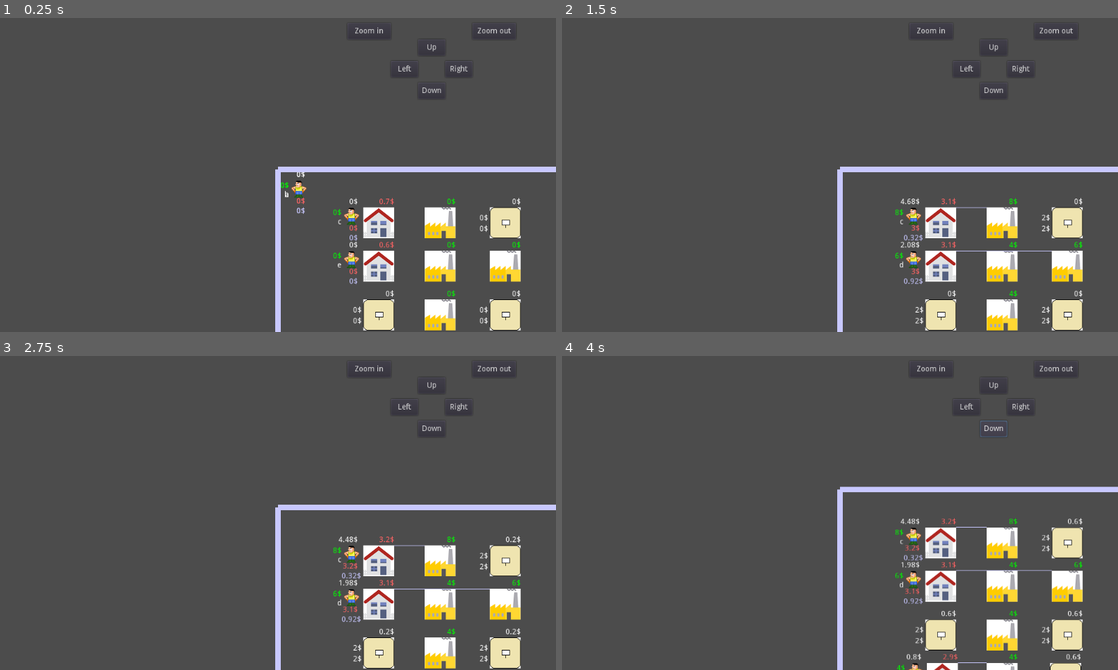
Above: before the commit, frames 1-4 (two rows, left to right).
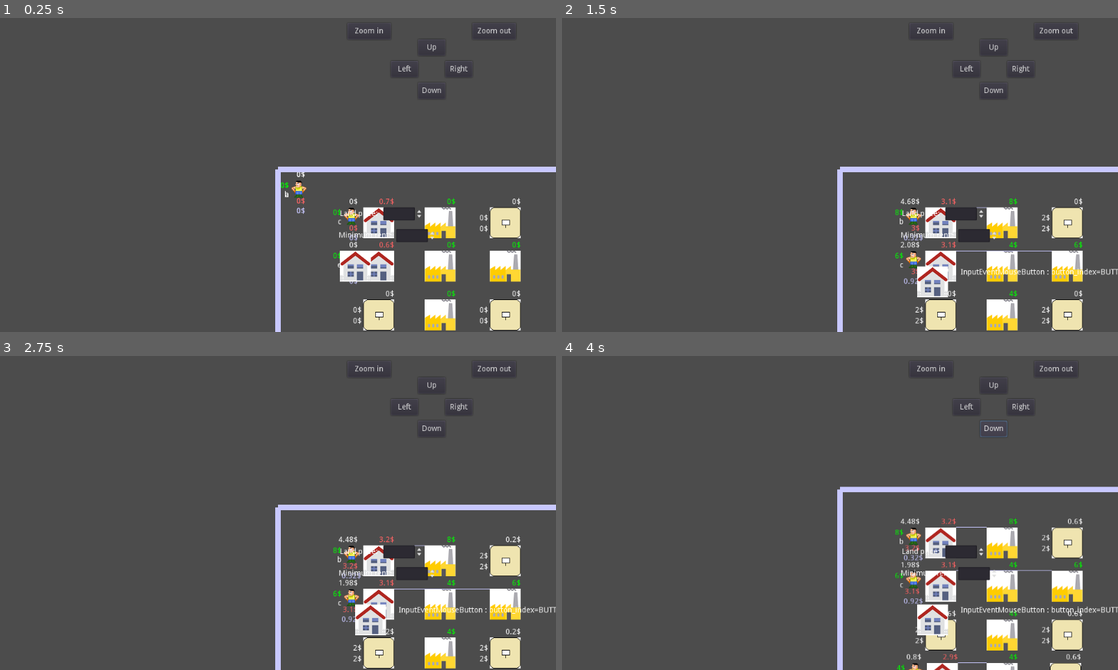
Above: after the commit, the same moments.

Repository: carlostgit/Houses
Game: Godot game, scene res://World.tscn
Two runs of this game, one before a commit and one after it. Both use one fixed random seed, a clock stepped at 60 frames per second and the inputs below.
Inputs (mouse positions are in pixels of both pictures, inside the frame that each line leads up to):
- Up to frame 1 (0.25 s): no input
- Up to frame 2 (1.5 s): click (917, 266) at 0.52 s; click (917, 266) at 1.25 s, where only the run after the commit has a clickable "InputEventMouseButton : butto…"
- Up to frame 3 (2.75 s): click (350, 553) at 2.02 s
- Up to frame 4 (4 s): click (940, 560) at 2.77 s; click "Down" at 3.5 s

The runs differ from the first frame. In frame 1, 1.1% of the frame differs, in the area x 61-79%, y 60-85%; in frame 2, 1.4%; in frame 3, 1.4%; in frame 4, 1.4%, in the area x 60-100%, y 57-89%.

Commit message:
Avanzo un poco en la configuracion de parametros en ejecucion

Diff:
--- a/House.gd
+++ b/House.gd
@@ -72,6 +72,8 @@
 func get_worker() -> Node2D:
 	return _worker
 
+func set_minimum_rent(minimum_rent_arg:float) -> void:
+	_minimum_rent = minimum_rent_arg
 
 func get_position_for_worker() -> Vector2:
 	var house_pos:Vector2 = self.get_position()
--- /dev/null
+++ b/NewHouse.gd
@@ -0,0 +1,33 @@
+extends TextureButton
+
+# Declare member variables here. Examples:
+# var a = 2
+# var b = "text"
+
+var _move_image = false
+
+# Called when the node enters the scene tree for the first time.
+func _ready():
+	pass # Replace with function body.
+
+# Called every frame. 'delta' is the elapsed time since the previous frame.
+#func _process(delta):
+#	pass
+
+
+func _on_NewHouse_pressed():
+	print("NewHouse_pressed()")
+	if false==_move_image:
+		_move_image = true
+	else:
+		_move_image = false
+	pass # Replace with function body.
+
+func _input(event):
+	$LabelX.set_text(event.as_text())
+	print(event)
+	if(_move_image):
+		if event is InputEventMouseMotion:
+			self.set_global_position(event.position)
+#	if _move_image:
+#		self.set_position(
--- a/World.gd
+++ b/World.gd
@@ -201,3 +201,17 @@
 #	worker_arg.set_position(position_for_next_worker)
 
 	pass # Replace with function body.
+
+
+func _on_LandPrice_value_changed(value):
+	var param_value:float = value
+	for node in self.get_children():
+		if node.is_in_group("yards"):
+			node.set_land_cost(value)
+
+
+func _on_MinimumRent_value_changed(value):
+	var param_value:float = value
+	for node in self.get_children():
+		if node.is_in_group("houses"):
+			node.set_minimum_rent(value)
--- a/World.tscn
+++ b/World.tscn
@@ -1,11 +1,13 @@
-[gd_scene load_steps=7 format=2]
+[gd_scene load_steps=9 format=2]
 
 [ext_resource path="res://World.gd" type="Script" id=1]
 [ext_resource path="res://Camera2D.gd" type="Script" id=2]
 [ext_resource path="res://Worker.tscn" type="PackedScene" id=3]
 [ext_resource path="res://House.tscn" type="PackedScene" id=4]
 [ext_resource path="res://Factory.tscn" type="PackedScene" id=5]
-[ext_resource path="res://Yard.tscn" type="PackedScene" id=6]
+[ext_resource path="res://house.png" type="Texture" id=6]
+[ext_resource path="res://NewHouse.gd" type="Script" id=7]
+[ext_resource path="res://Yard.tscn" type="PackedScene" id=8]
 
 [node name="World" type="Node2D" groups=[
 "world",
@@ -135,7 +137,6 @@
 texture_mode = 3801188
 
 [node name="HUD" type="CanvasLayer" parent="."]
-editor/display_folded = true
 
 [node name="ButtonDown" type="Button" parent="HUD"]
 margin_left = 770.0
@@ -179,24 +180,77 @@
 margin_bottom = 60.0
 text = "Zoom out"
 
+[node name="Params" type="Control" parent="HUD"]
+margin_left = 610.0
+margin_top = 354.0
+margin_right = 1000.0
+margin_bottom = 577.0
+
+[node name="LandPrice" type="SpinBox" parent="HUD/Params"]
+margin_left = 96.0
+margin_top = 16.0
+margin_right = 170.0
+margin_bottom = 40.0
+value = 2.0
+
+[node name="Label" type="Label" parent="HUD/Params/LandPrice"]
+margin_left = -80.0
+margin_right = -10.0
+margin_bottom = 24.0
+text = "Land price:"
+valign = 1
+
+[node name="MinimumRent" type="SpinBox" parent="HUD/Params"]
+margin_left = 120.0
+margin_top = 56.0
+margin_right = 194.0
+margin_bottom = 80.0
+
+[node name="Label" type="Label" parent="HUD/Params/MinimumRent"]
+margin_left = -106.0
+margin_right = -10.0
+margin_bottom = 24.0
+text = "Minimum rent:"
+valign = 1
+
+[node name="NewHouse" type="TextureButton" parent="HUD/Params"]
+margin_left = 16.0
+margin_top = 96.0
+margin_right = 73.0
+margin_bottom = 153.0
+texture_normal = ExtResource( 6 )
+script = ExtResource( 7 )
+
+[node name="LabelX" type="Label" parent="HUD/Params/NewHouse"]
+margin_left = 80.0
+margin_top = 4.0
+margin_right = 124.0
+margin_bottom = 24.0
+
+[node name="LabelY" type="Label" parent="HUD/Params/NewHouse"]
+margin_left = 84.0
+margin_top = 30.0
+margin_right = 124.0
+margin_bottom = 50.0
+
 [node name="Yard" parent="." groups=[
 "yards",
-] instance=ExtResource( 6 )]
+] instance=ExtResource( 8 )]
 position = Vector2( 390, 240 )
 
 [node name="Yard4" parent="." groups=[
 "yards",
-] instance=ExtResource( 6 )]
+] instance=ExtResource( 8 )]
 position = Vector2( 387, 320 )
 
 [node name="Yard2" parent="." groups=[
 "yards",
-] instance=ExtResource( 6 )]
+] instance=ExtResource( 8 )]
 position = Vector2( 390, 70 )
 
 [node name="Yard3" parent="." groups=[
 "yards",
-] instance=ExtResource( 6 )]
+] instance=ExtResource( 8 )]
 position = Vector2( 157, 240 )
 [connection signal="timeout" from="TimerShortHomeless" to="." method="_on_TimerShortHomeless_timeout"]
 [connection signal="button_down" from="HUD/ButtonDown" to="Camera2D" method="_on_ButtonDown_button_down"]
@@ -209,3 +263,6 @@
 [connection signal="button_up" from="HUD/ButtonRight" to="Camera2D" method="_on_ButtonRight_button_up"]
 [connection signal="pressed" from="HUD/ButtonZoomIn" to="Camera2D" method="_on_ButtonZoomIn_pressed"]
 [connection signal="pressed" from="HUD/ButtonZoomOut" to="Camera2D" method="_on_ButtonZoomOut_pressed"]
+[connection signal="value_changed" from="HUD/Params/LandPrice" to="." method="_on_LandPrice_value_changed"]
+[connection signal="value_changed" from="HUD/Params/MinimumRent" to="." method="_on_MinimumRent_value_changed"]
+[connection signal="pressed" from="HUD/Params/NewHouse" to="HUD/Params/NewHouse" method="_on_NewHouse_pressed"]
--- a/Yard.gd
+++ b/Yard.gd
@@ -172,3 +172,6 @@
 	if (self.get_estimated_payable_rent() > min_profit + self.get_min_rent()):
 		if (self.get_estimated_payable_rent() > min_profit + get_recent_average_estimated_payable_rent()):
 			build_house()
+
+func set_land_cost(land_cost_arg:float):
+	self._land_cost = land_cost_arg
